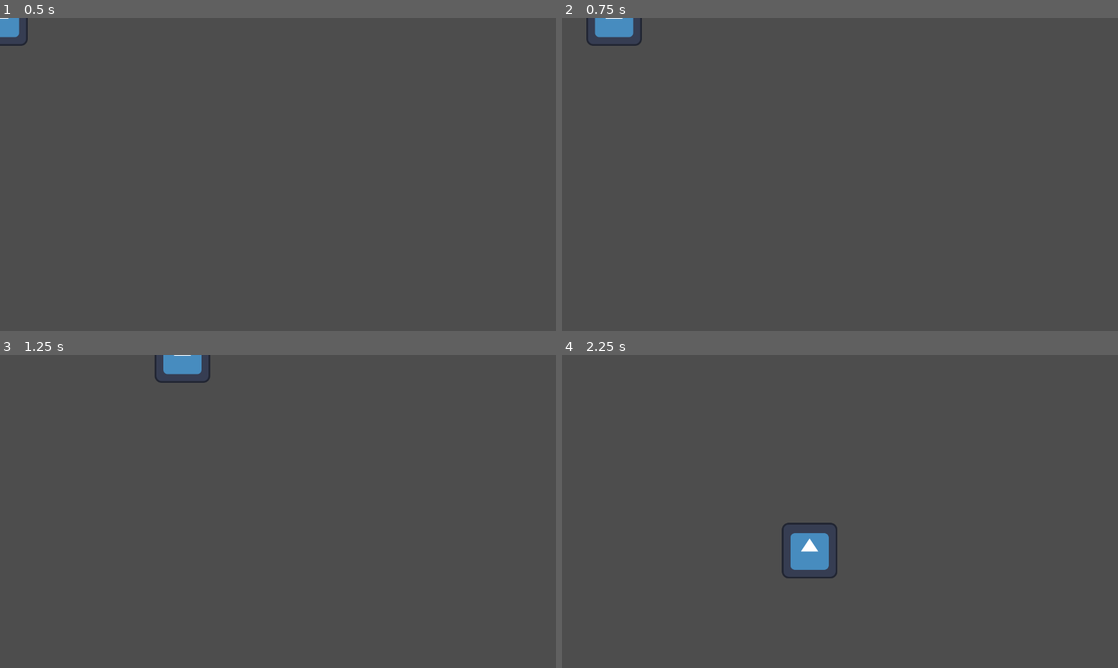
Above: before the commit, frames 1-4 (two rows, left to right).
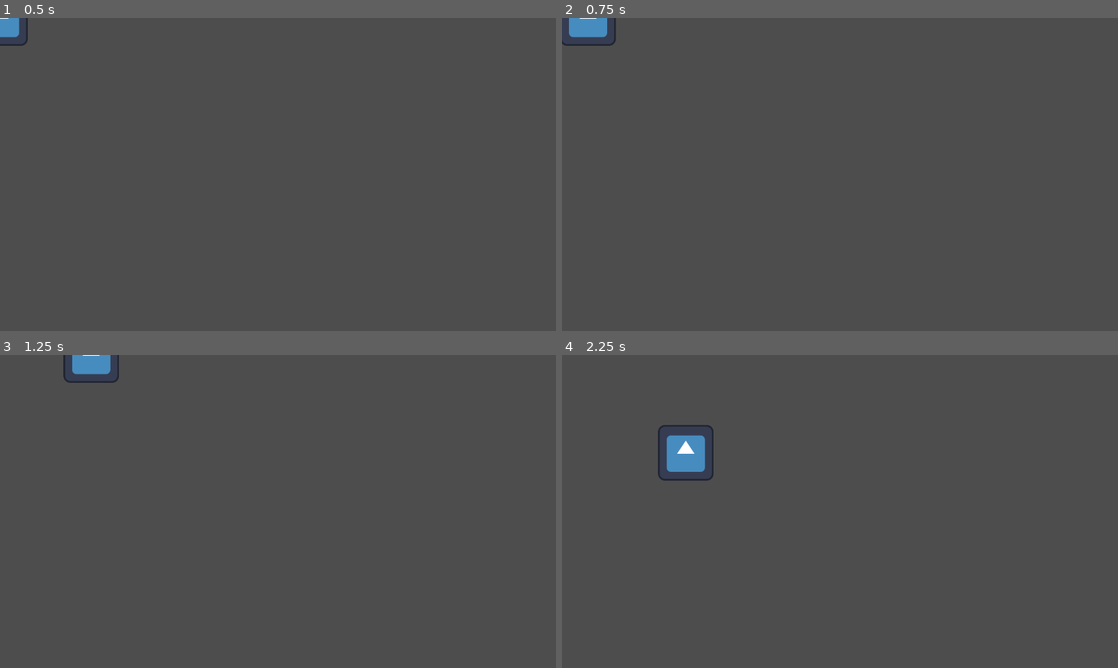
Above: after the commit, the same moments.

Repository: rat-balls/FootFactor
Game: Godot game, scene res://Scenes/MainScenes/main.tscn
Same seed, same stepped clock (60 frames per second), same inputs: the game is played once before the commit and once after it. The engine's default icon, where the game draws it, is replaced by a stand-in: a white triangle on a blue panel in a dark square.
Inputs:
- Up to frame 1 (0.5 s): no input
- Up to frame 2 (0.75 s): tap Enter at 0.5 s; hold Right (Right) from 0.53 s (still down)
- Up to frame 3 (1.25 s): keep holding Right (Right)
- Up to frame 4 (2.25 s): release Right (Right) at 1.28 s; hold S (Down) 1.28-2.03 s; hold Right (Right) from 2.03 s (still down)

Frame 1 is identical in both runs. In frame 2, 0.7% of the frame differs, in the area x 0-15%, y 0-9%; in frame 3, 1.1%; in frame 4, 2.1%, in the area x 17-50%, y 22-72%.

Commit message:
Added delta to character movement

Diff:
--- a/Scripts/character_movement.gd
+++ b/Scripts/character_movement.gd
@@ -1,12 +1,12 @@
 extends Node2D
 
-@export var SPEED: float = 10.0
+@export var SPEED: float = 300.0
 
 func _process(delta):
 
-	var dir: Vector2 = get_input()
+	var dir: Vector2 = get_input(delta)
 	translate(dir)
 
-func get_input() -> Vector2:
+func get_input(delta: float) -> Vector2:
 	var input_direction: Vector2 = Input.get_vector("Left", "Right", "Up", "Down")
-	return input_direction * SPEED
+	return input_direction * SPEED * delta
